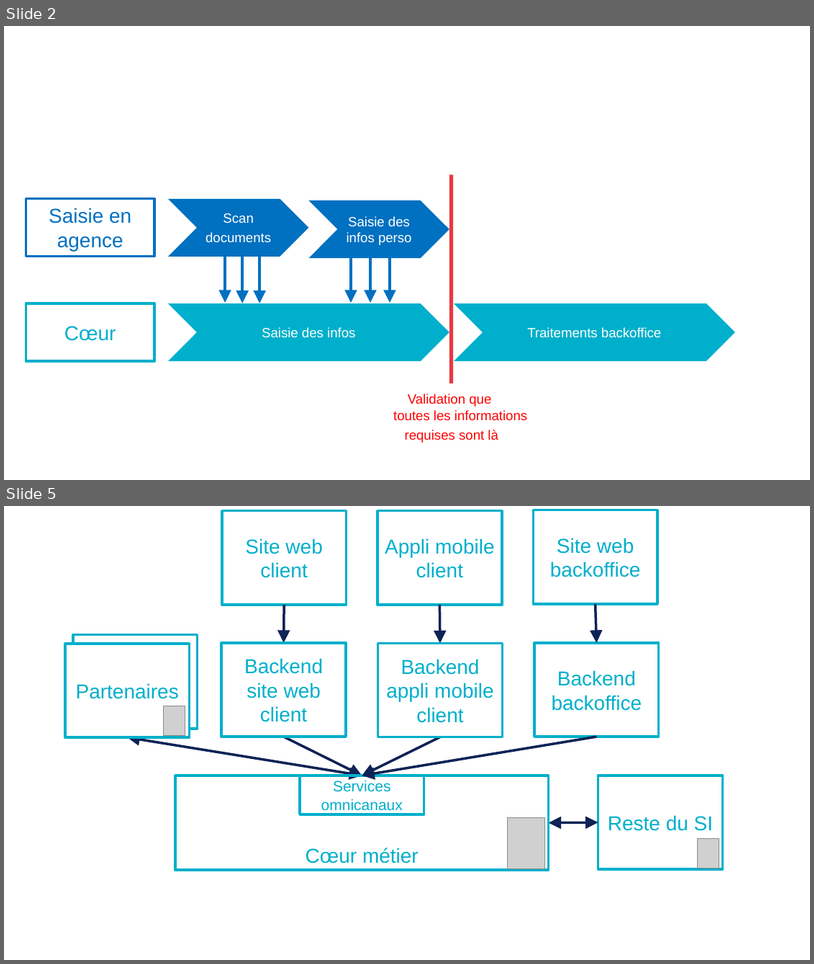
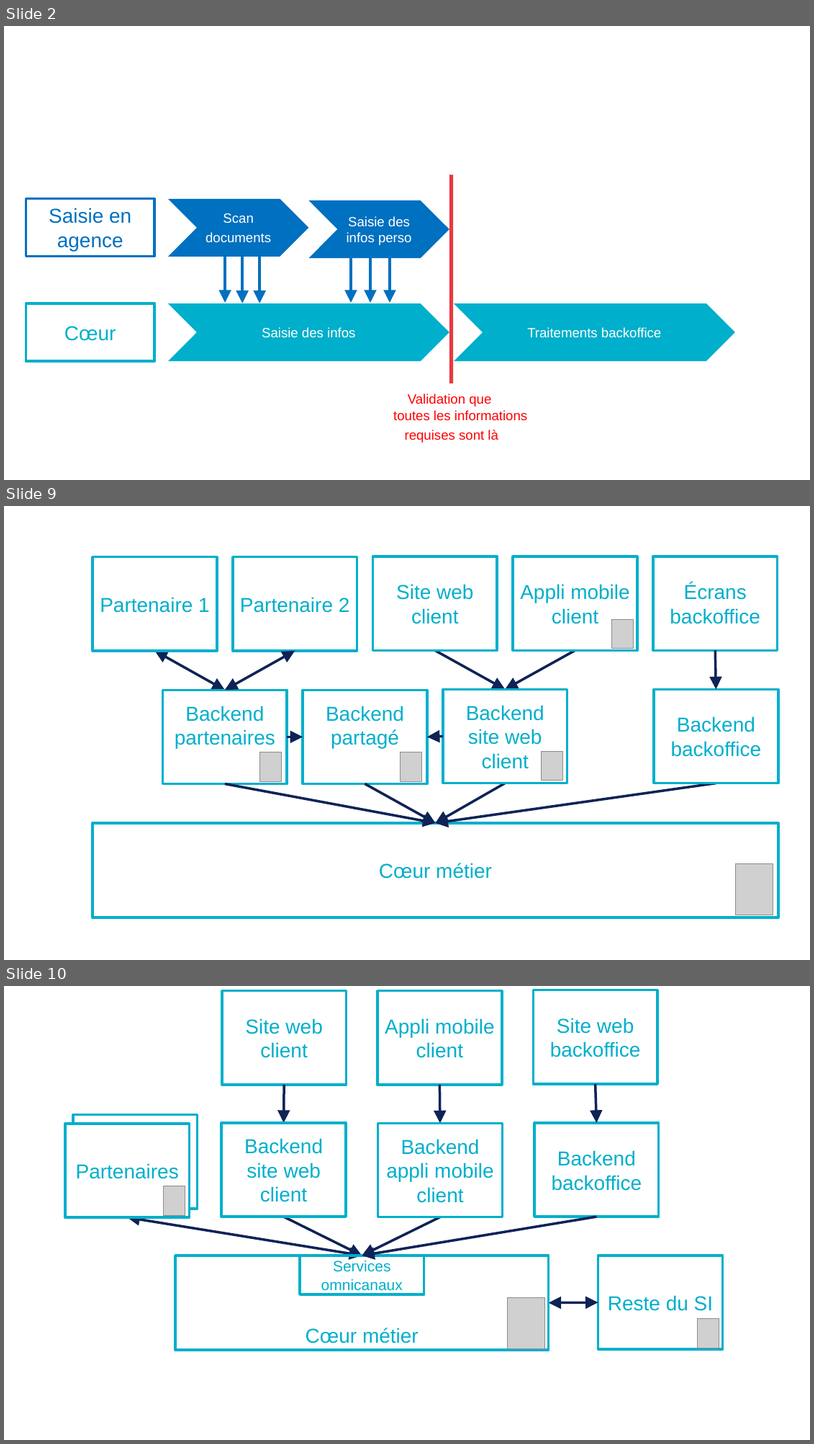
Before and after one commit to archiloque/blog, a slide deck: wip/omnicanal/slides.pptx. Shown one above the other, each under a label of ours: slides 2 and 5 before the commit, slides 2, 9 and 10 after it; the slides between them are not shown. The pictures are 814x964 and 814x1444 pixels, drawn with LibreOffice and Linux fonts; fonts in the diff are those of the drawing; grey boxes stand for pictures. Boxes give left, top, right and bottom in pixels: in the first picture for what was removed or moved away, otherwise in the second. Text is boxed around its words. In the diff, an @@ line names an element or a change of style, - is before the commit and + after.

```diff
--- a/wip/omnicanal/slides.pptx
+++ b/wip/omnicanal/slides.pptx
@@ slide 9 added at box(4, 506, 810, 960), background #FFFFFF @@
@@ rectangle added at box(93, 557, 218, 651), outline #00AFCB 3 pt, 24 pt, text #00AFCB @@
+Partenaire 1
@@ rectangle added at box(233, 557, 358, 651), outline #00AFCB 3 pt, 24 pt, text #00AFCB @@
+Partenaire 2
@@ rectangle added at box(373, 556, 498, 650), outline #00AFCB 3 pt, 24 pt, text #00AFCB @@
+Site web client
@@ rectangle added at box(513, 556, 638, 650), outline #00AFCB 3 pt, 24 pt, text #00AFCB @@
+Appli mobile client
@@ rectangle added at box(653, 556, 778, 650), outline #00AFCB 3 pt, 24 pt, text #00AFCB @@
+Écrans backoffice
@@ picture added at box(612, 619, 634, 648) @@
@@ double arrow added from (154, 651) to (225, 690), #0E2356 3 pt @@
@@ double arrow added from (295, 651) to (225, 690), #0E2356 3 pt @@
@@ arrow added from (435, 651) to (506, 690), #0E2356 3 pt @@
@@ arrow added from (576, 651) to (506, 690), #0E2356 3 pt @@
@@ arrow added from (715, 651) to (717, 690), #0E2356 3 pt @@
@@ rectangle added at box(162, 690, 287, 784), outline #00AFCB 3 pt, 24 pt, text #00AFCB @@
+Backend partenaires
@@ rectangle added at box(303, 690, 427, 784), outline #00AFCB 3 pt, 24 pt, text #00AFCB @@
+Backend partagé
@@ rectangle added at box(443, 690, 568, 783), outline #00AFCB 3 pt, 24 pt, text #00AFCB @@
+Backend site web client
@@ rectangle added at box(654, 690, 779, 783), outline #00AFCB 3 pt, 24 pt, text #00AFCB @@
+Backend backoffice
@@ arrow added from (287, 736) to (303, 736), #0E2356 3 pt @@
@@ arrow added from (443, 736) to (427, 736), #0E2356 3 pt @@
@@ picture added at box(260, 752, 282, 781) @@
@@ picture added at box(400, 752, 422, 781) @@
@@ picture added at box(542, 751, 563, 780) @@
@@ arrow added from (225, 784) to (436, 823), #0E2356 3 pt @@
@@ arrow added from (365, 784) to (436, 823), #0E2356 3 pt @@
@@ arrow added from (506, 783) to (436, 823), #0E2356 3 pt @@
@@ arrow added from (717, 783) to (436, 823), #0E2356 3 pt @@
@@ rectangle added at box(93, 823, 779, 917), outline #00AFCB 3 pt, 24 pt, text #00AFCB @@
+Cœur métier
@@ picture added at box(736, 864, 774, 914) @@
@@ what was slide 5 is now slide 10 @@
```
Also in this commit, not shown: 2 slides changed, 4 other slides added, 36 other files.
